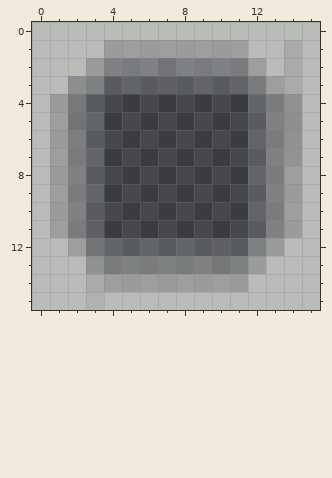
One commit to this pixel-art sprite: assets/minecraft/optifine/ctm/185.png. Above: the version before the commit.
The file is 16x16 pixels. Colours within 5 levels of each other are drawn and written as one.
New version:
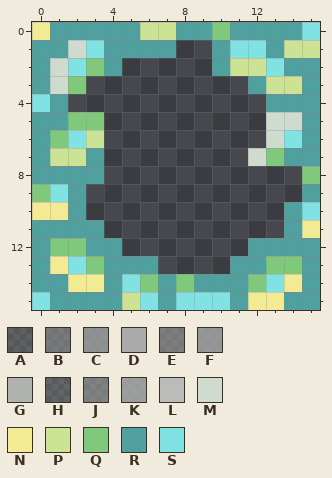
Palette (. is transparent): A #a9aaa93f  B #a9aaa97f  C #a9aaa9bf  D #a9aaa9fe  E #b0b2b07f  F #b0b2b0bf  G #b0b2b0  H #b9bcb93f  J #b9bcb97f  K #b9bcb9bf  L #b9bcb9  M #d0dbcf  N #f3eb94  P #cce294  Q #80c97c  R #50a0a0  S #80e2e2
The exact change:
Changed rows in their new state; - is an unchanged pixel.
first column x 0:
 0 NRRRRRPPRRQRRRRS
 1 RRMSRRRR..RSSRPP
 2 RMSQR.....RPPSRR
 3 RMQ.........RPPR
 4 SR..--------.RRR
 5 RRQQ--------.MMR
 6 RQSP--------.MSR
 7 RPPR--------MQRR
 8 RRRR--------...Q
 9 QSR.--------...R
10 NNR.--------..RS
11 RRRR--------..RN
12 RQQRR.......RRRR
13 RNSQRRR....RRQQR
14 RRNNRSQRQRRRQSNR
15 SRRRRPSRSSSRNNRR
Boxes around the changes in both pictures, in picture pixels (x1, y1, x2, y2):
changed: (32, 22, 320, 310)
